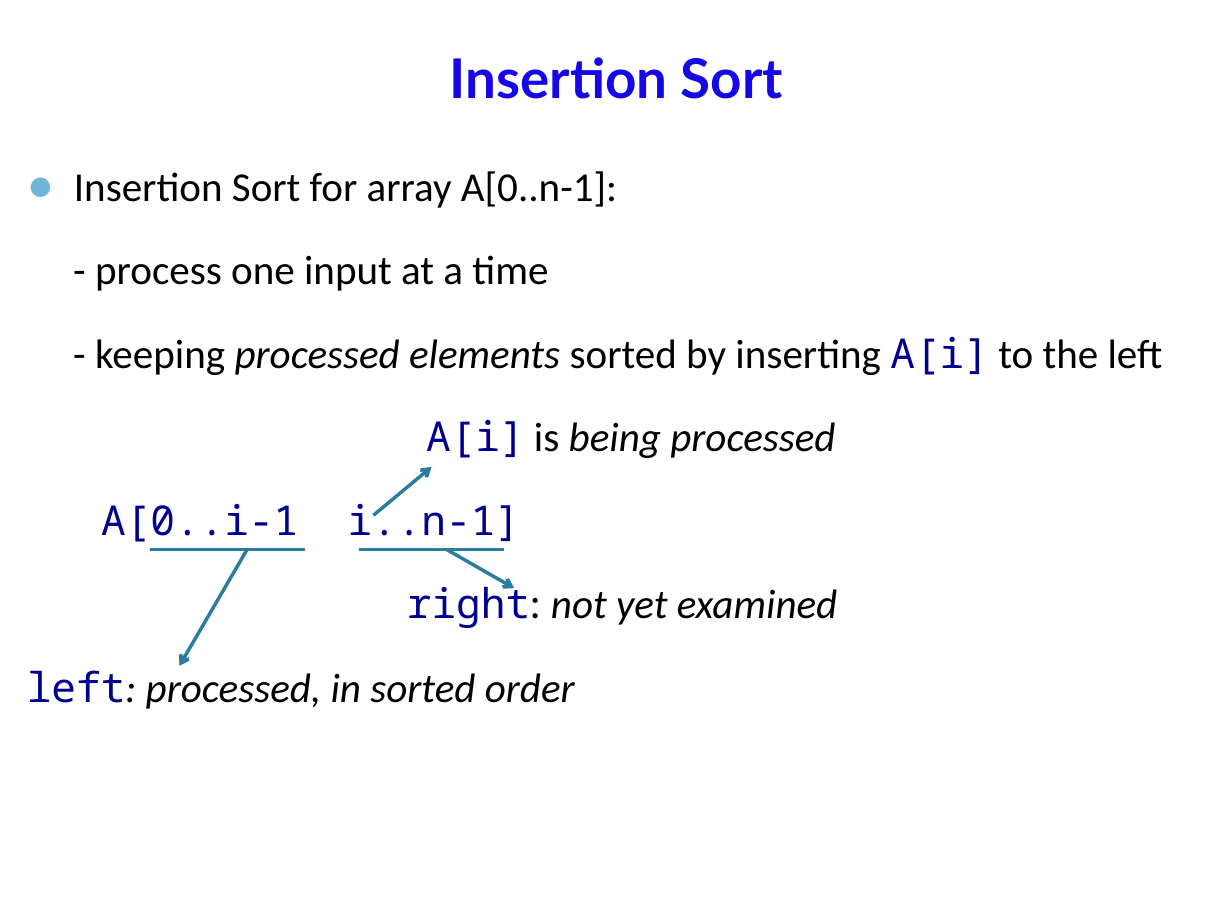
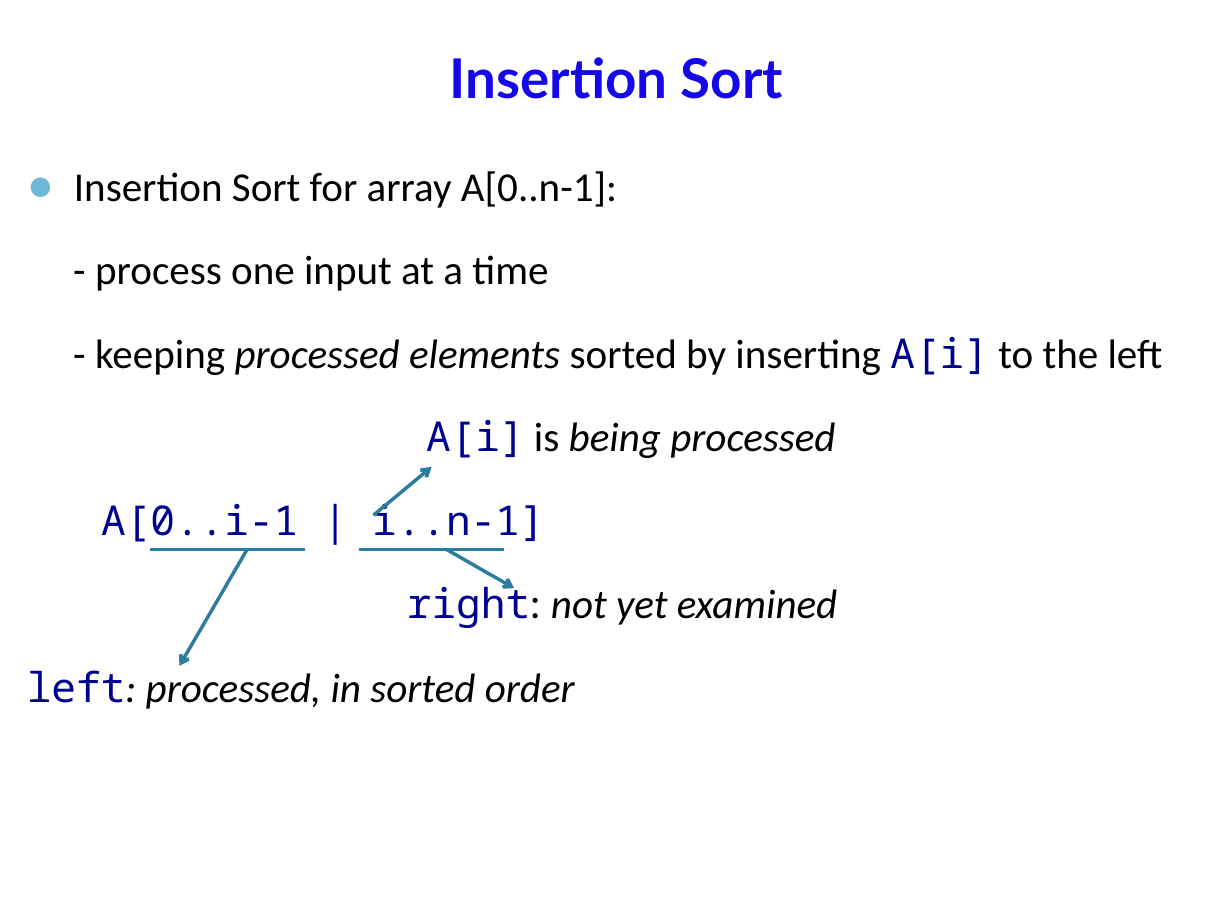
Before and after one commit to anhvir/c207, a slide deck: slide 10 of ws8.pptx. Drawn at 1232x924 pixels with LibreOffice and Linux fonts; fonts in the diff are those of the drawing; background and template pictures are left out. Boxes give left, top, right and bottom in pixels: in the first picture for what was removed or moved away, otherwise in the second. Text is boxed around its words. In the diff, an @@ line names an element or a change of style, - is before the commit and + after.

```diff
--- a/ws8.pptx
+++ b/ws8.pptx
@@ text at (101, 496, 545, 542): text changed @@
-A[0..i-1 i..n-1]
+A[0..i-1 | i..n-1]
```
Also in this commit, not shown: 18 other slides changed, 1 slide removed, 2 other files.
